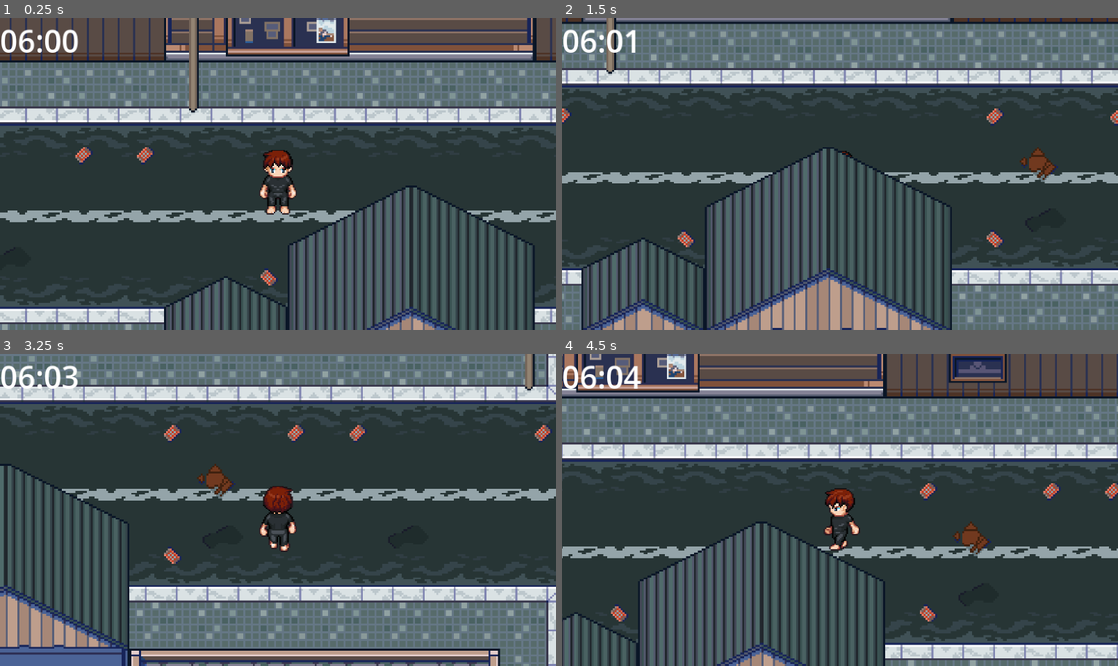
Above: before the commit, frames 1-4 (two rows, left to right).
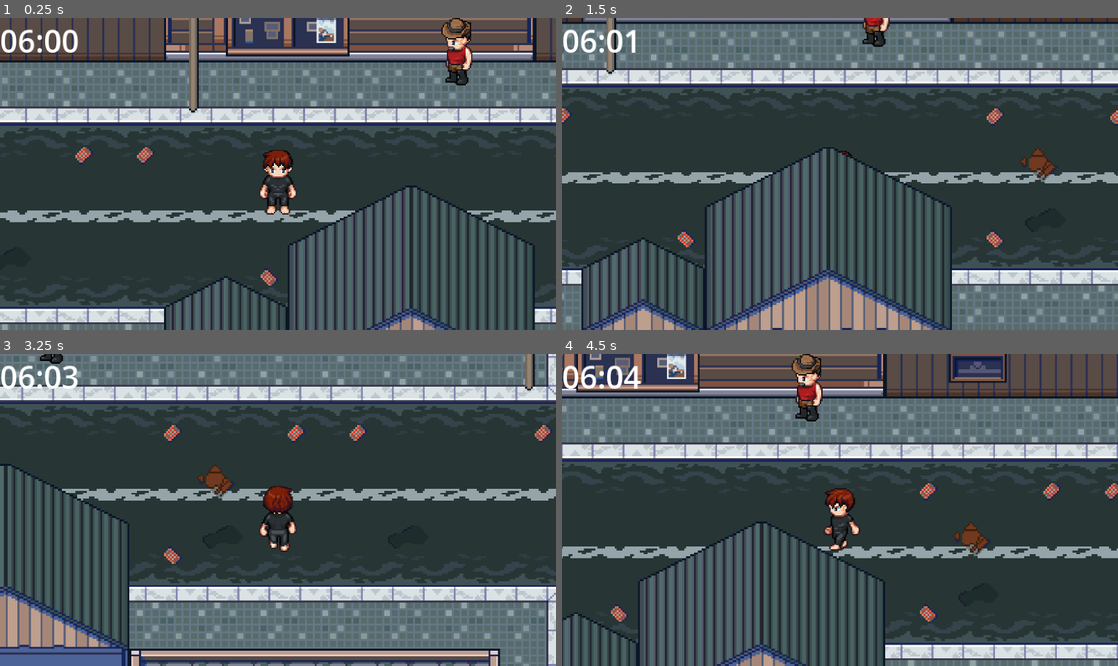
Above: after the commit, the same moments.

Repository: acedia-a/Mahasiswa-Alpha
Game: Godot game, scene res://Scenes/System/main.tscn
Same seed, same stepped clock (60 frames per second), same inputs: the game is played once before the commit and once after it.
Inputs:
- Up to frame 1 (0.25 s): no input
- Up to frame 2 (1.5 s): hold D (move_right) 0.53-1.28 s; tap E (interact) at 0.6, 1.35 s; hold S (move_down) from 1.28 s (still down)
- Up to frame 3 (3.25 s): release S (move_down) at 2.03 s; hold D (move_right) 2.03-2.78 s; hold Shift (run) 2.03-2.78 s; tap E (interact) at 2.3, 2.85 s; hold W (move_up) from 2.78 s (still down)
- Up to frame 4 (4.5 s): release W (move_up) at 3.53 s; hold A (move_left) from 3.53 s (still down); tap E (interact) at 3.6 s; tap Shift (run) at 4.35 s

The runs differ from the first frame. In frame 1, 0.9% of the frame differs, in the area x 79-85%, y 0-22%; in frame 2, 0.4%; in frame 3, 0.1%; in frame 4, 0.9%.

Commit message:
smth wrong with class_name Interactable

Diff:
--- a/Scenes/Maps/Town.tscn
+++ b/Scenes/Maps/Town.tscn
@@ -2,6 +2,7 @@
 
 [ext_resource type="TileSet" uid="uid://dj14lt5ty6lha" path="res://Assets/new_tile_set.tres" id="1_d4fb7"]
 [ext_resource type="PackedScene" uid="uid://dhw2qnjn1242m" path="res://Scenes/Object/Doors.tscn" id="2_17q6d"]
+[ext_resource type="PackedScene" uid="uid://bid2xmgkkfwbk" path="res://Scenes/NPC/NPC.tscn" id="3_lw34u"]
 
 [node name="Town" type="Node2D" unique_id=303328582]
 position = Vector2(64, 4)
@@ -59,6 +60,9 @@
 [node name="NPC" type="Node2D" parent="YSort" unique_id=493521349]
 position = Vector2(-49, 18)
 
+[node name="NPC" parent="YSort/NPC" unique_id=19127772 instance=ExtResource("3_lw34u")]
+position = Vector2(329, 229)
+
 [node name="Objects" type="Node2D" parent="YSort" unique_id=574598019]
 position = Vector2(44, 25)
 
--- a/Scenes/NPC/NPC.tscn
+++ b/Scenes/NPC/NPC.tscn
@@ -3,7 +3,7 @@
 [ext_resource type="Script" uid="uid://cqtifgn8fxdxh" path="res://Scripts/NPC/npc.gd" id="1_ri8vb"]
 [ext_resource type="Texture2D" uid="uid://bhmtavve4dmko" path="res://Assets/Character/Bahar/idle.png" id="2_u4vjm"]
 [ext_resource type="Texture2D" uid="uid://dbhvee3u3xov1" path="res://Assets/Character/Bahar/walk.png" id="3_37ake"]
-[ext_resource type="Script" uid="uid://c8uhr5apjvim" path="res://scripts/NPC/NPCInteract.gd" id="4_37ake"]
+[ext_resource type="Script" uid="uid://cphn0dfq4oubv" path="res://scripts/Interaction/Interactable.gd" id="4_37ake"]
 
 [sub_resource type="AtlasTexture" id="AtlasTexture_tlawm"]
 atlas = ExtResource("2_u4vjm")
@@ -332,9 +332,10 @@
 size = Vector2(20, 16)
 
 [sub_resource type="RectangleShape2D" id="RectangleShape2D_37ake"]
-size = Vector2(52.5, 58)
+size = Vector2(52.5, 73.14285)
 
 [node name="NPC" type="CharacterBody2D" unique_id=19127772]
+scale = Vector2(0.7, 0.7)
 script = ExtResource("1_ri8vb")
 
 [node name="AnimatedSprite2D" type="AnimatedSprite2D" parent="." unique_id=1261453710]
@@ -345,10 +346,11 @@
 position = Vector2(0, 22)
 shape = SubResource("RectangleShape2D_tlawm")
 
-[node name="InteractArea" type="Area2D" parent="." unique_id=1200596959 node_paths=PackedStringArray("npc")]
+[node name="InteractArea" type="Area2D" parent="." unique_id=1200596959]
 script = ExtResource("4_37ake")
-npc = NodePath("..")
+prompt = null
 
 [node name="CollisionShape2D" type="CollisionShape2D" parent="InteractArea" unique_id=1525664700]
-position = Vector2(0, 3)
+position = Vector2(0, 10.5714245)
+scale = Vector2(0.99999994, 0.99999994)
 shape = SubResource("RectangleShape2D_37ake")
--- a/Scripts/Interaction/Interactable.gd
+++ b/Scripts/Interaction/Interactable.gd
@@ -4,4 +4,5 @@
 @export var prompt := "Tekan [E] untuk berinteraksi"
 
 func interact():
-	pass
+	if get_parent().has_method("interact"):
+		get_parent().interact()
--- a/Scripts/NPC/NPCInteract.gd
+++ /dev/null
@@ -1,7 +0,0 @@
-extends Interactable
-
-@export var npc: CharacterBody2D
-
-func interact():
-	if npc:
-		npc.interact()
--- a/Scripts/NPC/npc.gd
+++ b/Scripts/NPC/npc.gd
@@ -1,6 +1,6 @@
 extends CharacterBody2D
 
-@export var npc_name := "Mahasiswa"
+@export var npc_name := "Bahar"
 @export_multiline var dialogue := "Halo!"
 
 func interact():
Not shown, removed: Scripts/NPC/NPCInteract.gd.uid
